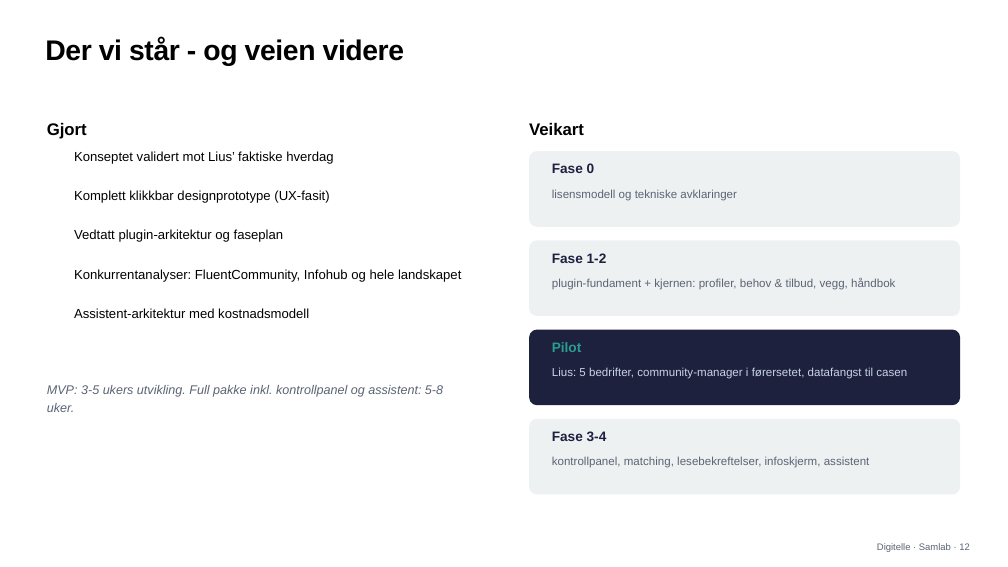
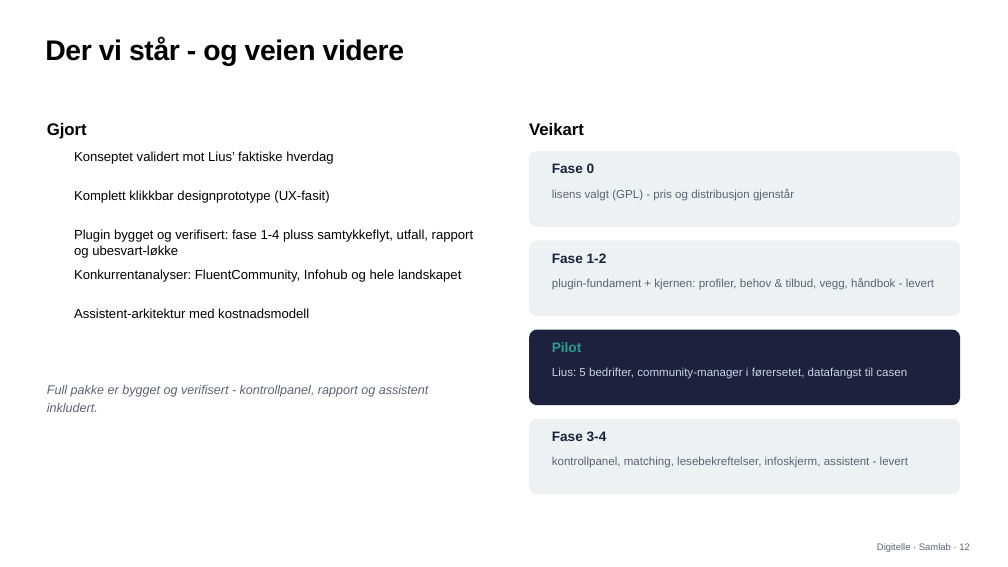
Before and after one commit to kaelsense/samlab, a slide deck: slide 12 of samlabpitch.pptx. Drawn at 1008x567 pixels with LibreOffice and Linux fonts; fonts in the diff are those of the drawing; background and template pictures are left out. Boxes give left, top, right and bottom in pixels: in the first picture for what was removed or moved away, otherwise in the second. Text is boxed around its words. In the diff, an @@ line names an element or a change of style, - is before the commit and + after.

```diff
--- a/samlabpitch.pptx
+++ b/samlabpitch.pptx
@@ text at (x1=552, y1=189, x2=794, y2=201): text changed @@
-lisensmodell og tekniske avklaringer
+lisens valgt (GPL) - pris og distribusjon gjenstår
@@ text at (x1=74, y1=229, x2=474, y2=258): text changed @@
-Vedtatt plugin-arkitektur og faseplan
+Plugin bygget og verifisert: fase 1-4 pluss samtykkeflyt, utfall, rapport og ubesvart-løkke
@@ text at (x1=552, y1=278, x2=934, y2=290): text changed @@
-plugin-fundament + kjernen: profiler, behov & tilbud, vegg, håndbok
+plugin-fundament + kjernen: profiler, behov & tilbud, vegg, håndbok - levert
@@ text at (x1=47, y1=385, x2=429, y2=412): text changed @@
-MVP: 3-5 ukers utvikling. Full pakke inkl. kontrollpanel og assistent: 5-8 uker.
+Full pakke er bygget og verifisert - kontrollpanel, rapport og assistent inkludert.
@@ text at (x1=552, y1=456, x2=908, y2=468): text changed @@
-kontrollpanel, matching, lesebekreftelser, infoskjerm, assistent
+kontrollpanel, matching, lesebekreftelser, infoskjerm, assistent - levert
```
Also in this commit, not shown: 3 other slides changed, 1 other file.
